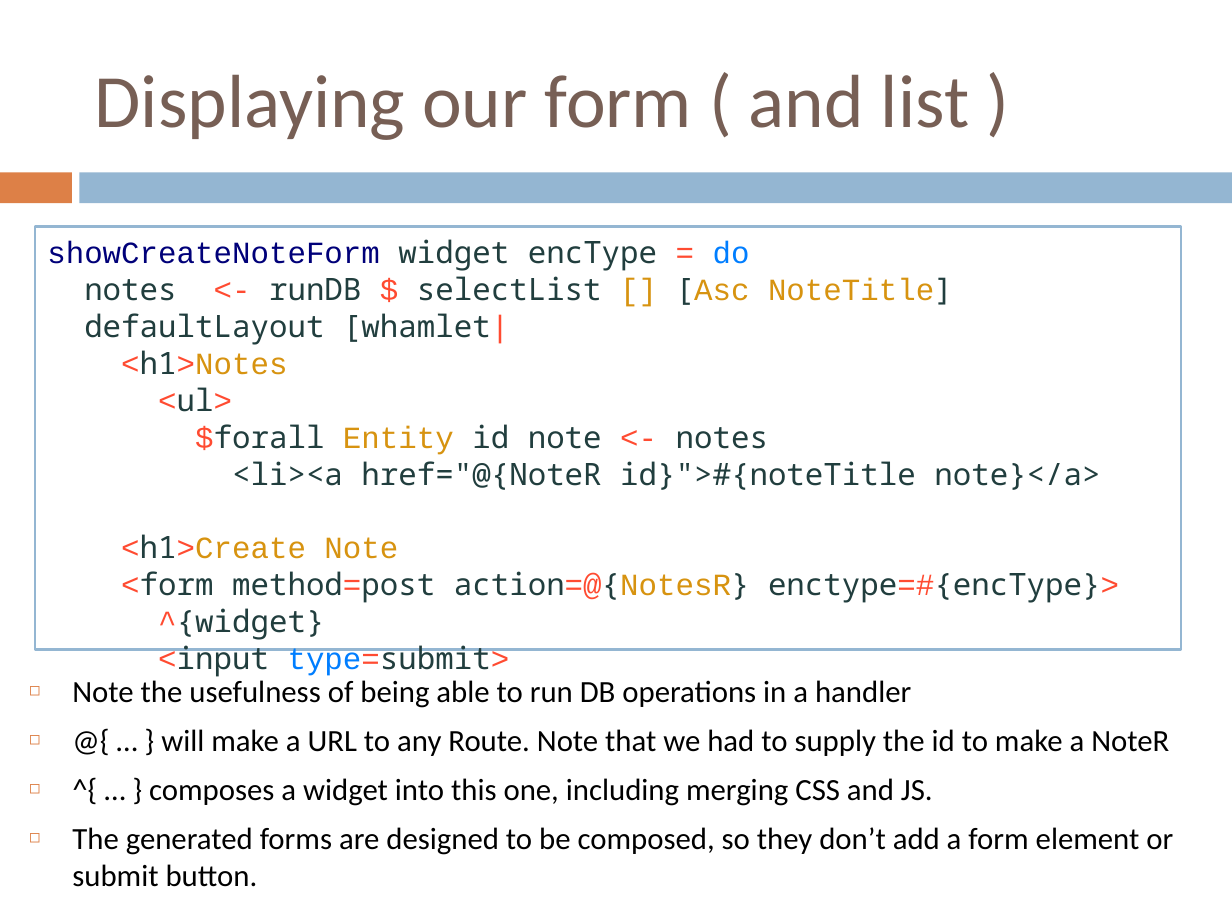
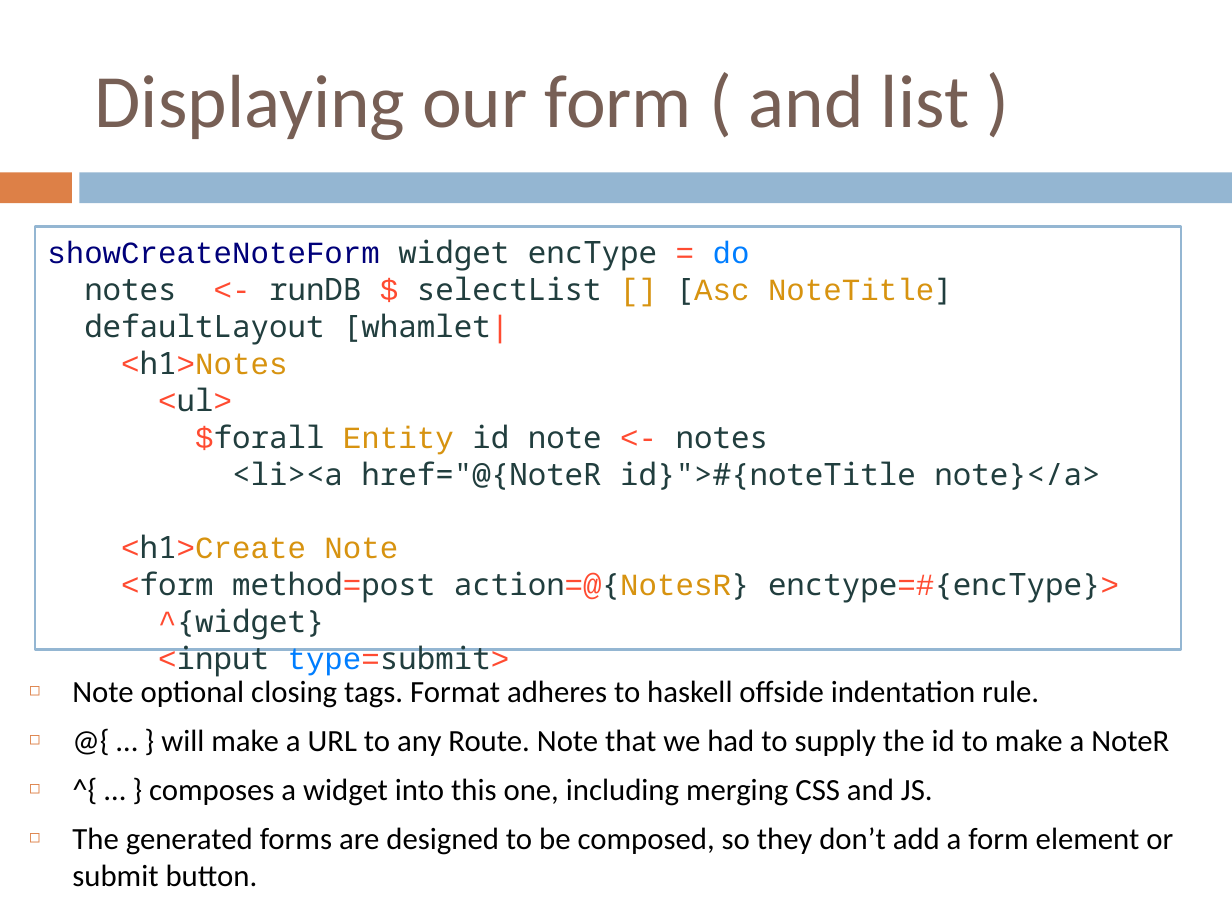
Before and after one commit to benkolera/talk-yesod, a slide deck: slide 39 of TypeSafeWebDevWithYesodAndHaskell.pptx (slide 38 before the commit). Drawn at 1232x924 pixels with LibreOffice and Linux fonts; fonts in the diff are those of the drawing. Boxes give left, top, right and bottom in pixels: in the first picture for what was removed or moved away, otherwise in the second. Text is boxed around its words. In the diff, an @@ line names an element or a change of style, - is before the commit and + after.

```diff
--- a/TypeSafeWebDevWithYesodAndHaskell.pptx
+++ b/TypeSafeWebDevWithYesodAndHaskell.pptx
@@ text at (x1=72, y1=676, x2=1039, y2=708): text changed @@
-◻ Note the usefulness of being able to run DB operations in a handler
+◻ Note optional closing tags. Format adheres to haskell offside indentation rule.
```
Also in this commit, not shown: 2 other slides changed, 9 slides added, 2 slides removed, 2 other files.
